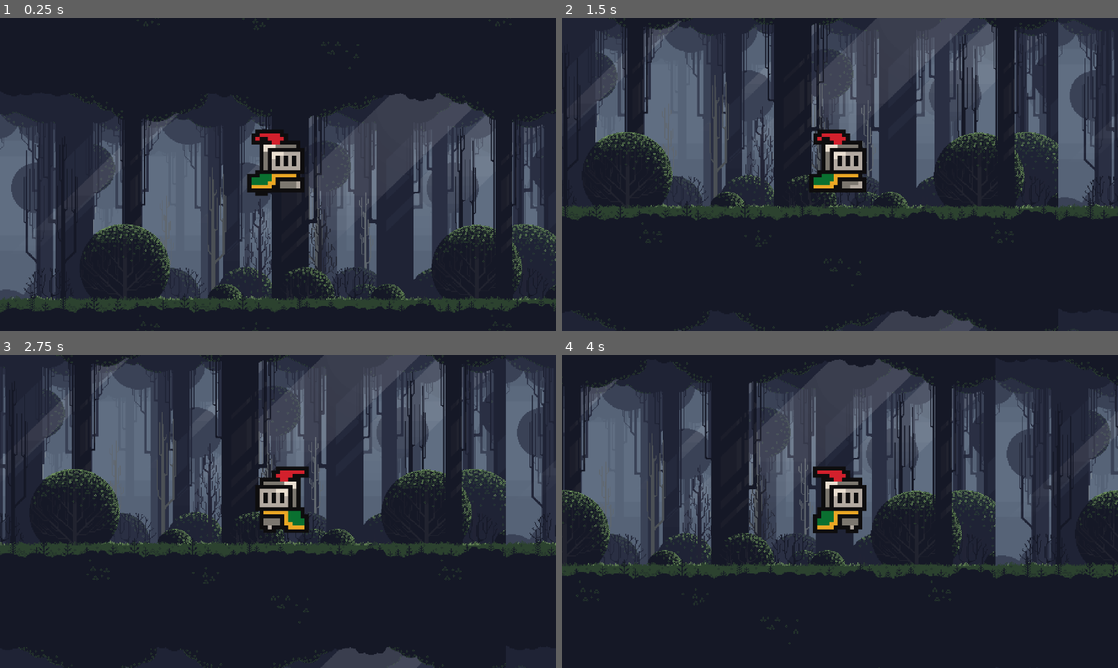
Above: before the commit, frames 1-4 (two rows, left to right).
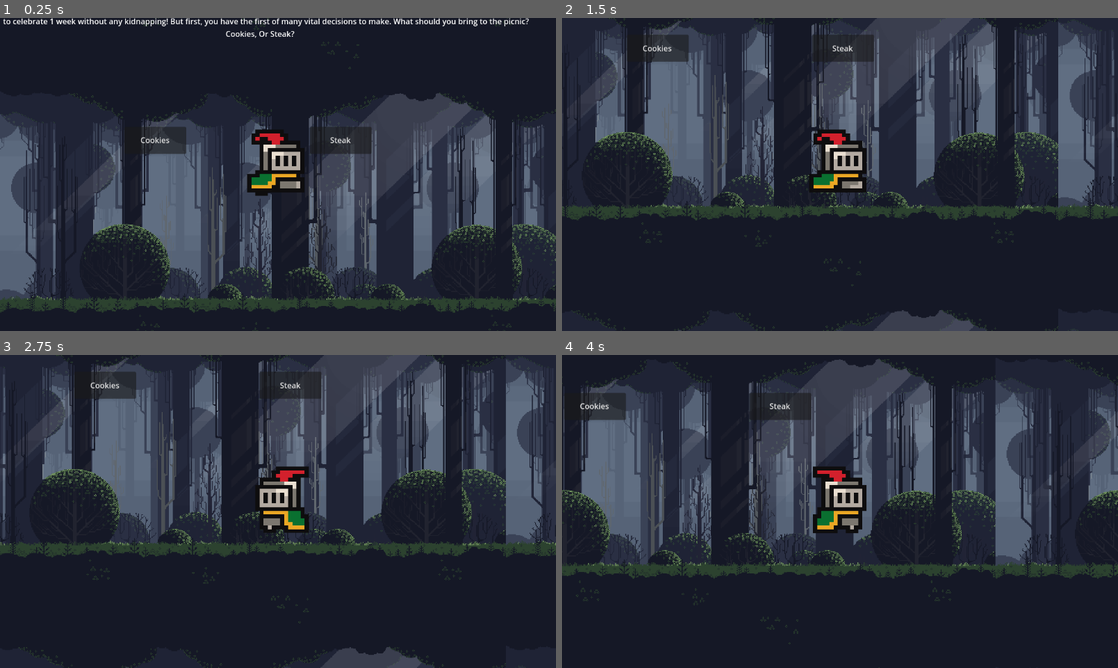
Above: after the commit, the same moments.

Repository: KingXaney/Puzzle-Pines
Game: Godot game, scene res://pines_main.tscn
Two runs of this game, one before a commit and one after it. Both use one fixed random seed, a clock stepped at 60 frames per second and the inputs below.
Inputs:
- Up to frame 1 (0.25 s): no input
- Up to frame 2 (1.5 s): hold D (move_right) from 0.53 s (still down); tap Space (jump) at 0.77 s
- Up to frame 3 (2.75 s): tap Space (jump) at 1.52 s; release D (move_right) at 2.03 s; hold A (move_left) from 2.03 s (still down)
- Up to frame 4 (4 s): release A (move_left) at 2.78 s; hold D (move_right) from 2.78 s (still down); tap Space (jump) at 3.02, 3.77 s

The runs differ from the first frame. In frame 1, 2.5% of the frame differs, in the area x 0-96%, y 0-44%; in frame 2, 1.5%; in frame 3, 1.5%; in frame 4, 1.5%.

Commit message:
Update pines_main.tscn
added and instanced textboxes

Diff:
--- a/pines_main.tscn
+++ b/pines_main.tscn
@@ -1,7 +1,8 @@
-[gd_scene load_steps=4 format=3 uid="uid://dofs3ejwsfef0"]
+[gd_scene load_steps=5 format=3 uid="uid://dofs3ejwsfef0"]
 
 [ext_resource type="Texture2D" uid="uid://bt1vis3sxs0yj" path="res://N_b6N3.png" id="1_tjikj"]
 [ext_resource type="PackedScene" uid="uid://yy2qibhtm1mr" path="res://player.tscn" id="2_o7kke"]
+[ext_resource type="PackedScene" uid="uid://hc3wb2624to3" path="res://textboxes.tscn" id="3_0n0t7"]
 
 [sub_resource type="WorldBoundaryShape2D" id="WorldBoundaryShape2D_iuoa5"]
 distance = -431.0
@@ -32,3 +33,5 @@
 [node name="CollisionShape2D" type="CollisionShape2D" parent="StaticBody2D"]
 shape = SubResource("WorldBoundaryShape2D_iuoa5")
 metadata/_edit_group_ = true
+
+[node name="Intro" parent="." instance=ExtResource("3_0n0t7")]
